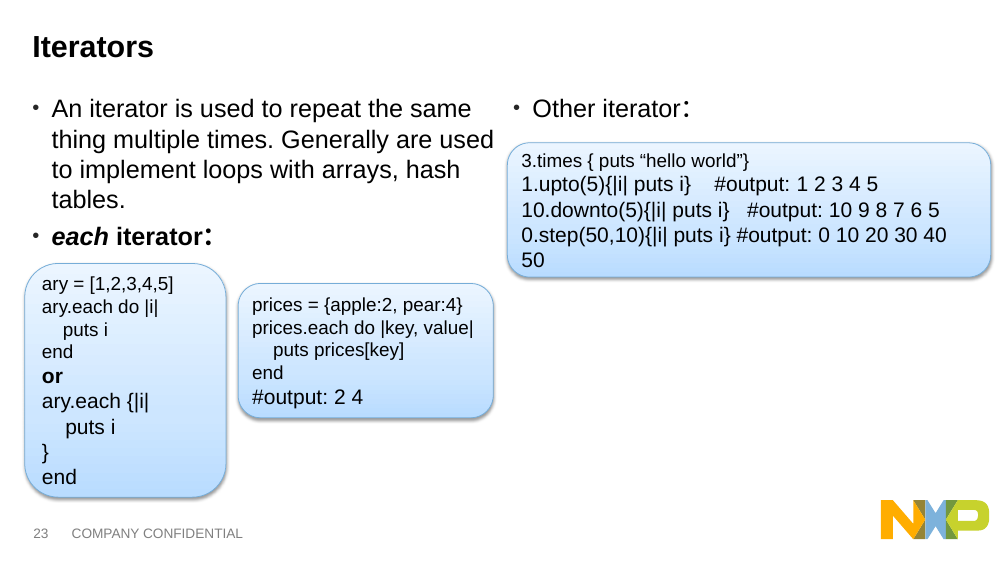
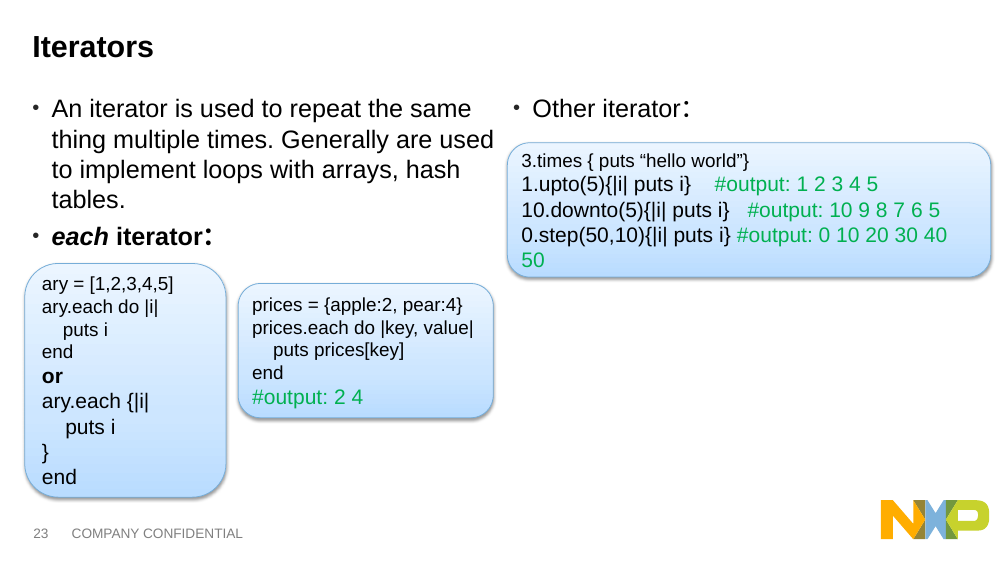
Before and after one commit to jfyh5388/ruby_training, a slide deck: slide 23 of Ruby basic training_eng V1.1.pptx. Drawn at 1008x567 pixels with LibreOffice and Linux fonts; fonts in the diff are those of the drawing. Boxes give left, top, right and bottom in pixels: in the first picture for what was removed or moved away, otherwise in the second. Text is boxed around its words. In the diff, an @@ line names an element or a change of style, - is before the commit and + after.

```diff
--- a/Ruby basic training_eng V1.1.pptx
+++ b/Ruby basic training_eng V1.1.pptx
@@ text in rounded rectangle at bbox=[521, 175, 947, 267]: text colour #000000 to #00B050 in "#output: 1 2 3 4 5", "#output: 10 9 8 7 6 5", "#output: 0 10 20 30 40 50" @@
@@ text in rounded rectangle at bbox=[252, 389, 364, 408]: text colour #000000 to #00B050 in "#output: 2 4" @@
```
Also in this commit, not shown: 16 other slides changed.
